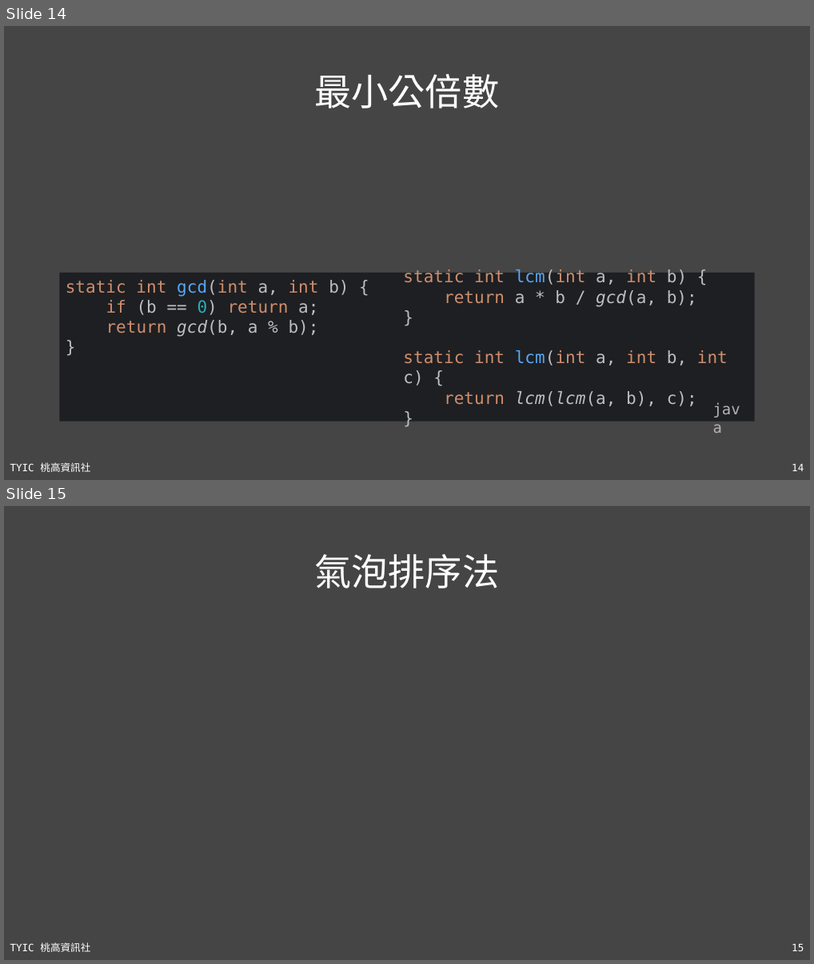
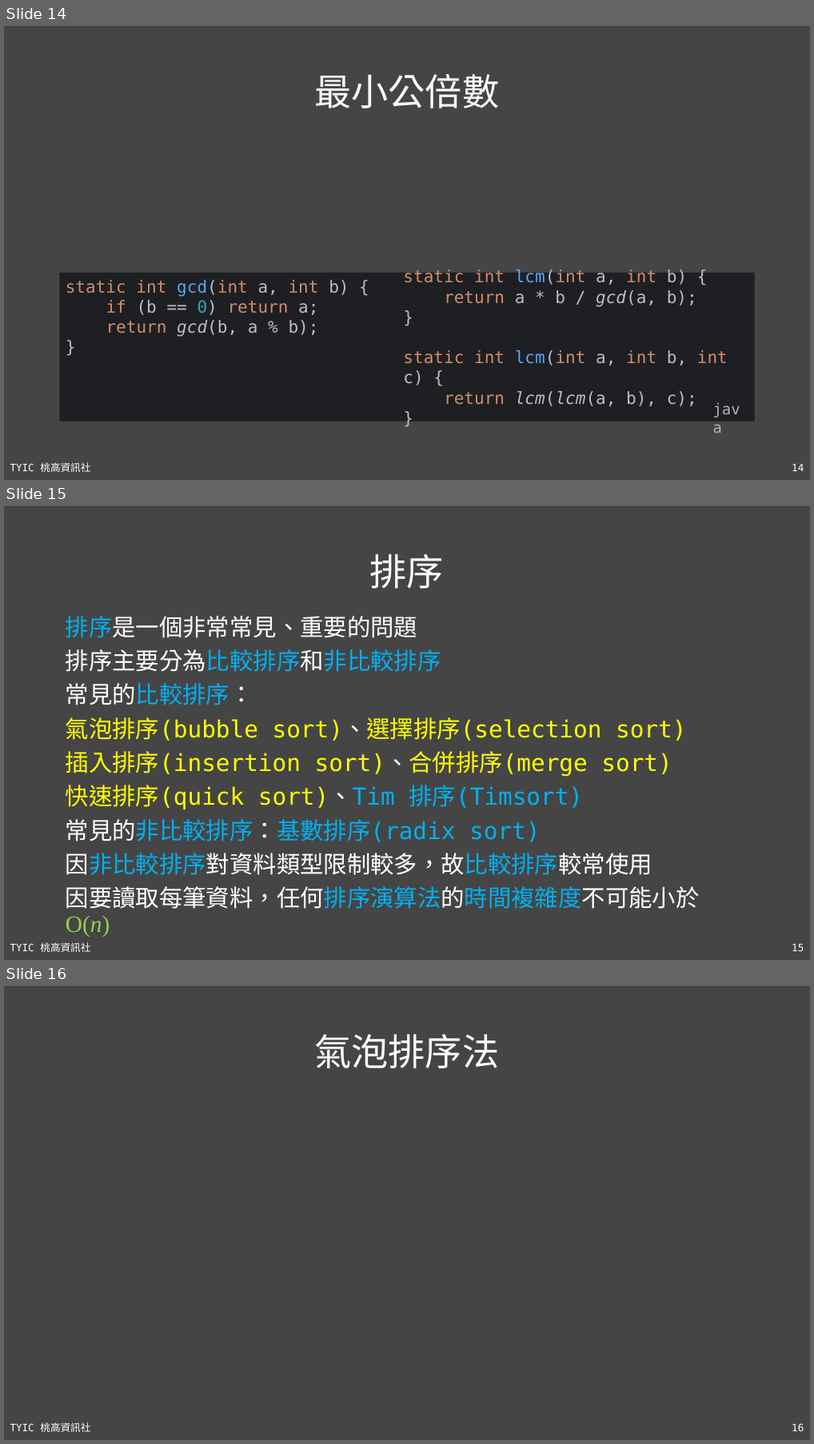
Before and after one commit to TYSHIC/slides, a slide deck: ppt/90_基礎資料結構與演算法.pptx. Shown one above the other, each under a label of ours: slides 14 and 15 before the commit, slides 14, 15 and 16 after it. The pictures are 814x964 and 814x1444 pixels, drawn with LibreOffice and Linux fonts; fonts in the diff are those of the drawing; grey boxes stand for pictures. Boxes give left, top, right and bottom in pixels: in the first picture for what was removed or moved away, otherwise in the second. Text is boxed around its words. In the diff, an @@ line names an element or a change of style, - is before the commit and + after.

```diff
--- a/ppt/90_基礎資料結構與演算法.pptx
+++ b/ppt/90_基礎資料結構與演算法.pptx
@@ slide 15 added at (4,506,810,960), background #454545; not listed: 2 template elements that a slide beside it also shows @@
@@ title added at (370,554,444,588), 44 pt, text #FFFFFF @@
+排序
@@ text added at (66,616,700,908), 28 pt, text #FFFF00 @@
+排序是一個非常常見、重要的問題
+排序主要分為比較排序和非比較排序
+常見的比較排序：
+氣泡排序(bubble sort)、選擇排序(selection sort)
+插入排序(insertion sort)、合併排序(merge sort)
+快速排序(quick sort)、Tim 排序(Timsort)
+常見的非比較排序：基數排序(radix sort)
+因非比較排序對資料類型限制較多，故比較排序較常使用
+因要讀取每筆資料，任何排序演算法的時間複雜度不可能小於 O(n)
@@ what was slide 15 is now slide 16 @@
@@ page number at (792,1423,804,1431): text changed @@
-15
+16
```
Also in this commit, not shown: 2 slides changed, 2 other slides added, 1 other file.
